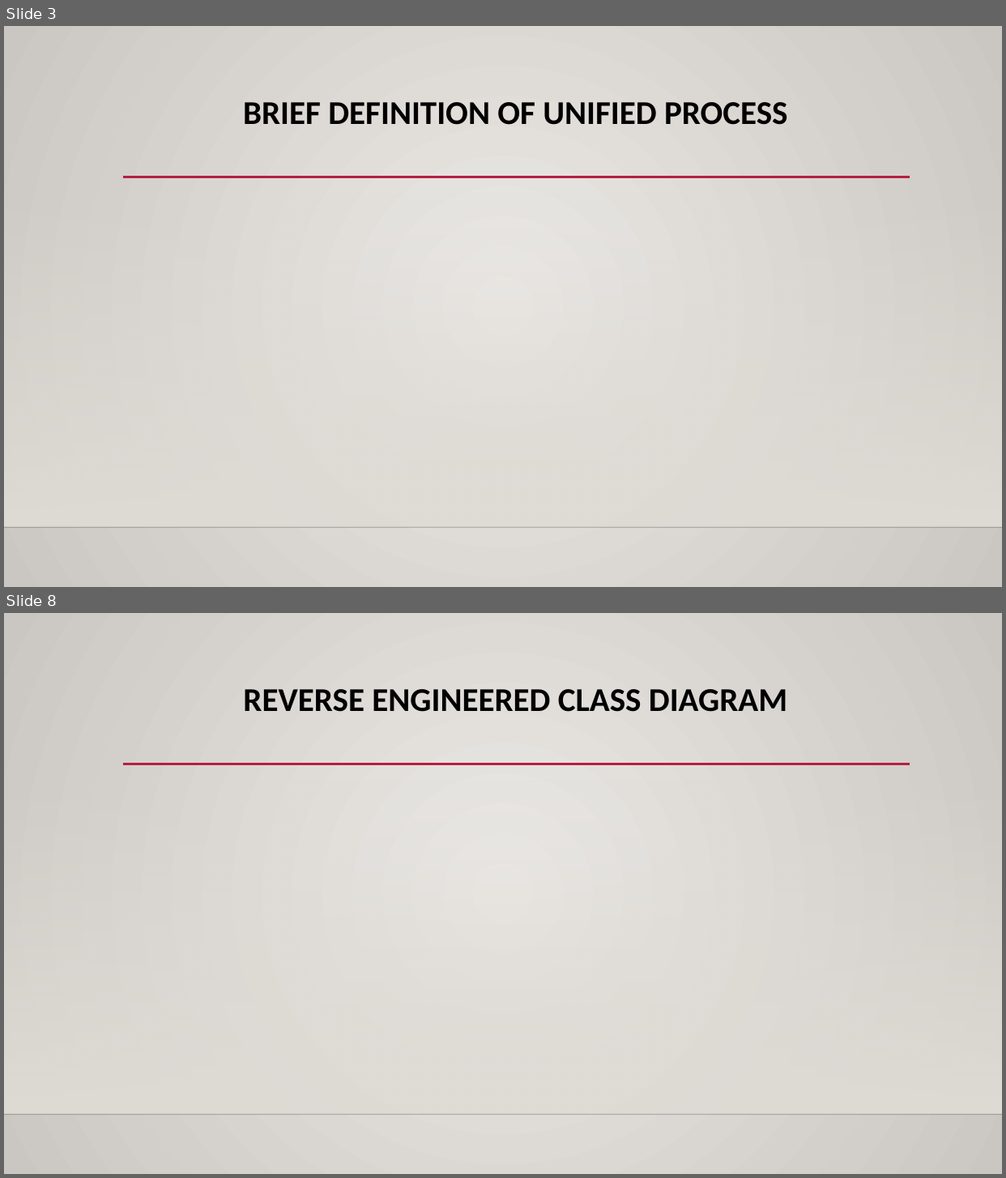
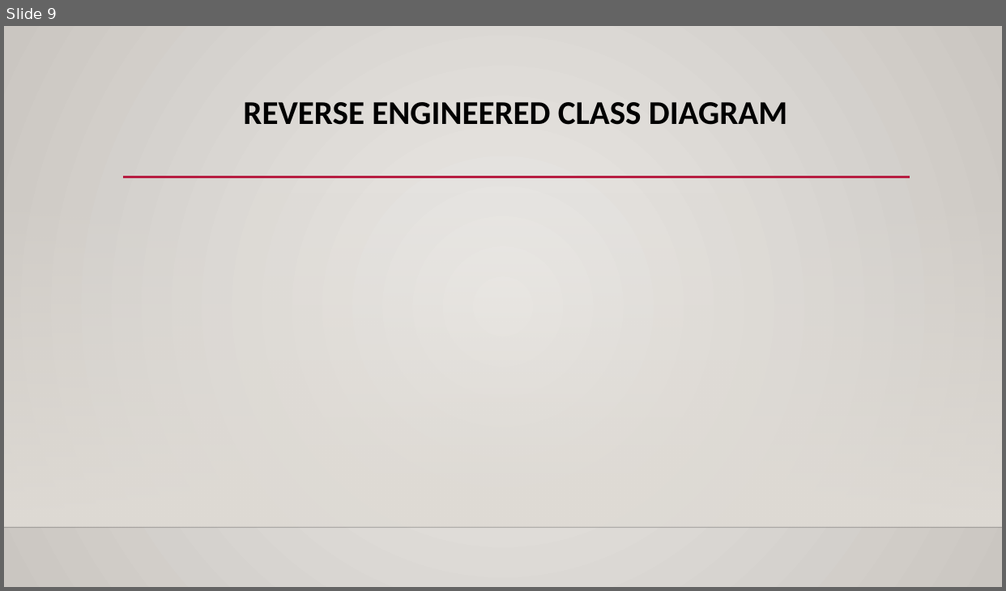
Before and after one commit to nyaundid/Hotel_Management-, a slide deck: Final_Presentation.pptx. Shown one above the other, each under a label of ours: slides 3 and 8 before the commit, slide 9 after it; the slides between them are not shown. The pictures are 1006x1178 and 1006x591 pixels, drawn with LibreOffice and Linux fonts; fonts in the diff are those of the drawing; background and template pictures are left out. Boxes give left, top, right and bottom in pixels: in the first picture for what was removed or moved away, otherwise in the second. Text is boxed around its words. In the diff, an @@ line names an element or a change of style, - is before the commit and + after.

```diff
--- a/Final_Presentation.pptx
+++ b/Final_Presentation.pptx
@@ slide 3 removed at (4,26,1002,587), background gradient #ECEAE7 to #CAC7C1; not listed: 3 template elements that a slide beside it also shows @@
@@ title removed at (243,102,788,125) @@
-BRIEF DEFINITION OF UNIFIED PROCESS
@@ what was slide 8 is now slide 9 @@
```
Also in this commit, not shown: 5 slides changed, 3 slides added, 1 other slide removed.
